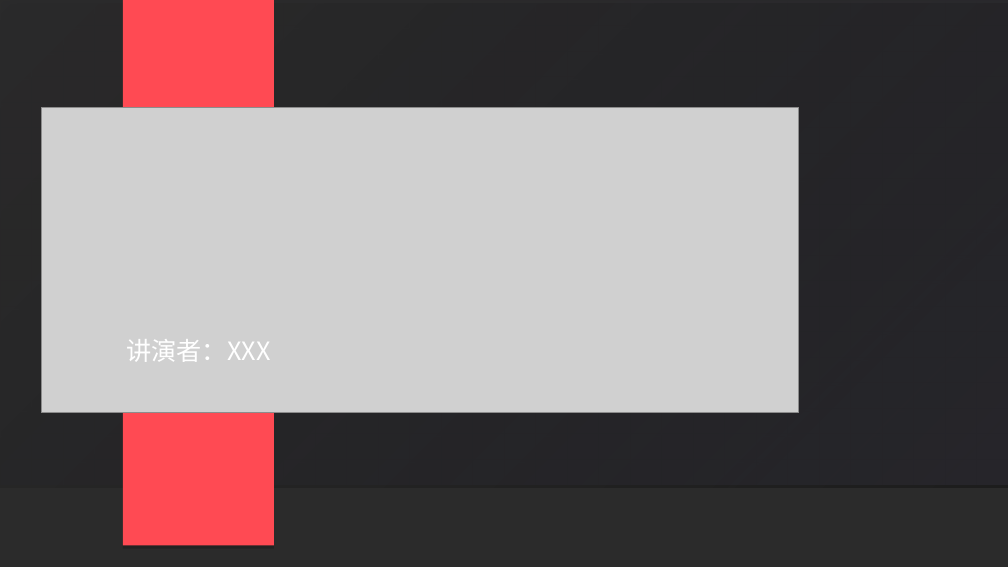
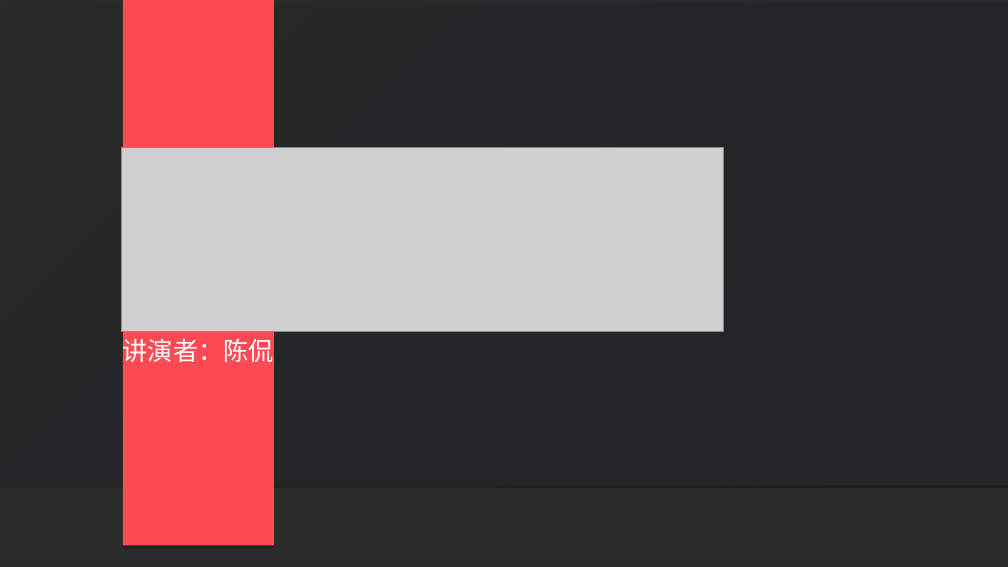
Before and after one commit to PRD2018-G09/Educational-Website, a slide deck: slide 42 of 受控文档/翻转课堂PPT/PRD2018-G09-翻转课堂PPT 各类图介绍.ppt. Drawn at 1008x567 pixels with LibreOffice and Linux fonts; fonts in the diff are those of the drawing; grey boxes stand for pictures; background and template pictures are left out; a plain dark background stands for a picture behind light text. Boxes give left, top, right and bottom in pixels: in the first picture for what was removed or moved away, otherwise in the second. Text is boxed around its words. In the diff, an @@ line names an element or a change of style, - is before the commit and + after.

```diff
--- a/受控文档/翻转课堂PPT/PRD2018-G09-翻转课堂PPT 各类图介绍.ppt
+++ b/受控文档/翻转课堂PPT/PRD2018-G09-翻转课堂PPT 各类图介绍.ppt
@@ picture: place and size @@
-picture at box(42, 107, 799, 413)
+picture at box(121, 147, 723, 331)
@@ text at box(123, 338, 274, 362): text changed @@
-讲演者：XXX
+讲演者：陈侃
```
Also in this commit, not shown: 8 other slides changed, 9 other files.
